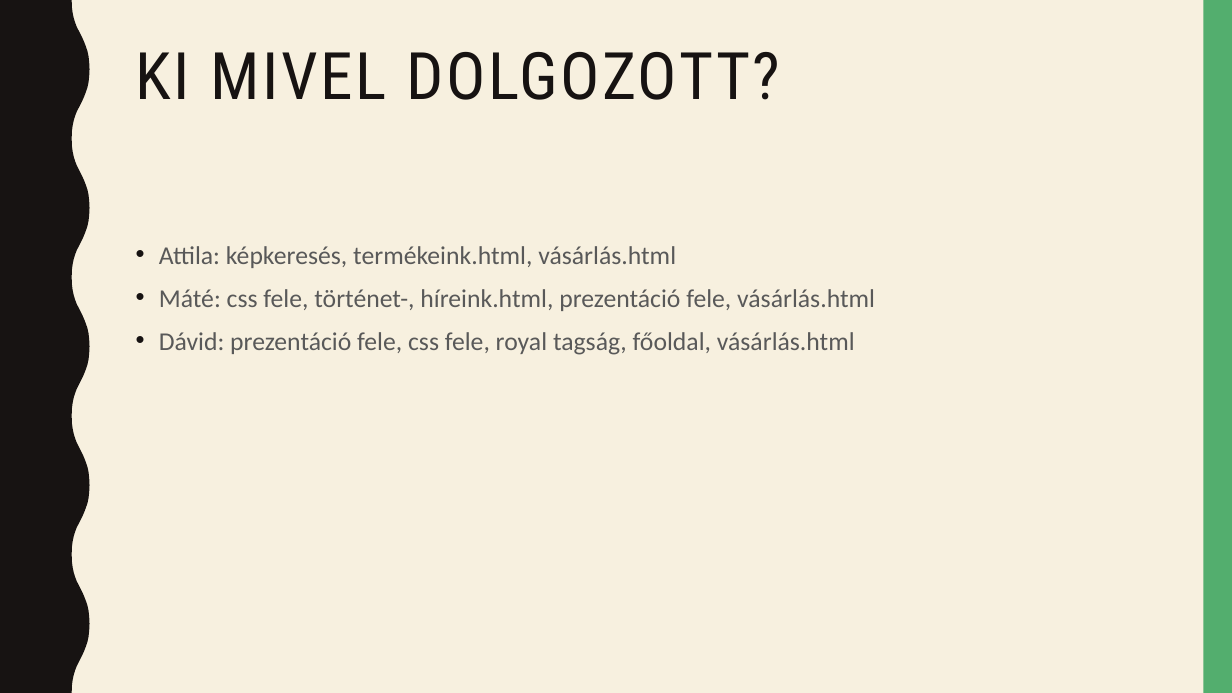
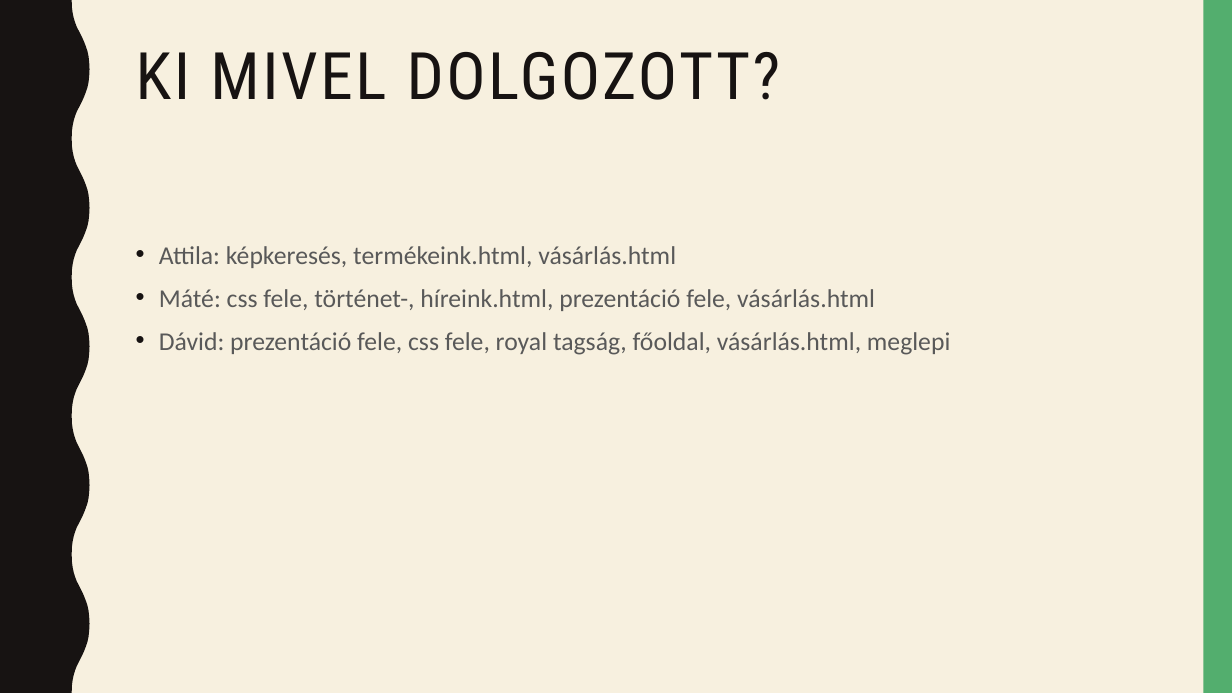
Before and after one commit to David05xd/cukorgyar, a slide deck: slide 6 of Royal candy cukorgyár.pptx. Drawn at 1232x693 pixels with LibreOffice and Linux fonts; fonts in the diff are those of the drawing. Boxes give left, top, right and bottom in pixels: in the first picture for what was removed or moved away, otherwise in the second. Text is boxed around its words. In the diff, an @@ line names an element or a change of style, - is before the commit and + after.

Commit message:
meglepi

```diff
--- a/Royal candy cukorgyár.pptx
+++ b/Royal candy cukorgyár.pptx
@@ text at box(159, 332, 950, 355): text changed @@
-• Dávid: prezentáció fele, css fele, royal tagság, főoldal, vásárlás.html
+• Dávid: prezentáció fele, css fele, royal tagság, főoldal, vásárlás.html, meglepi
```
